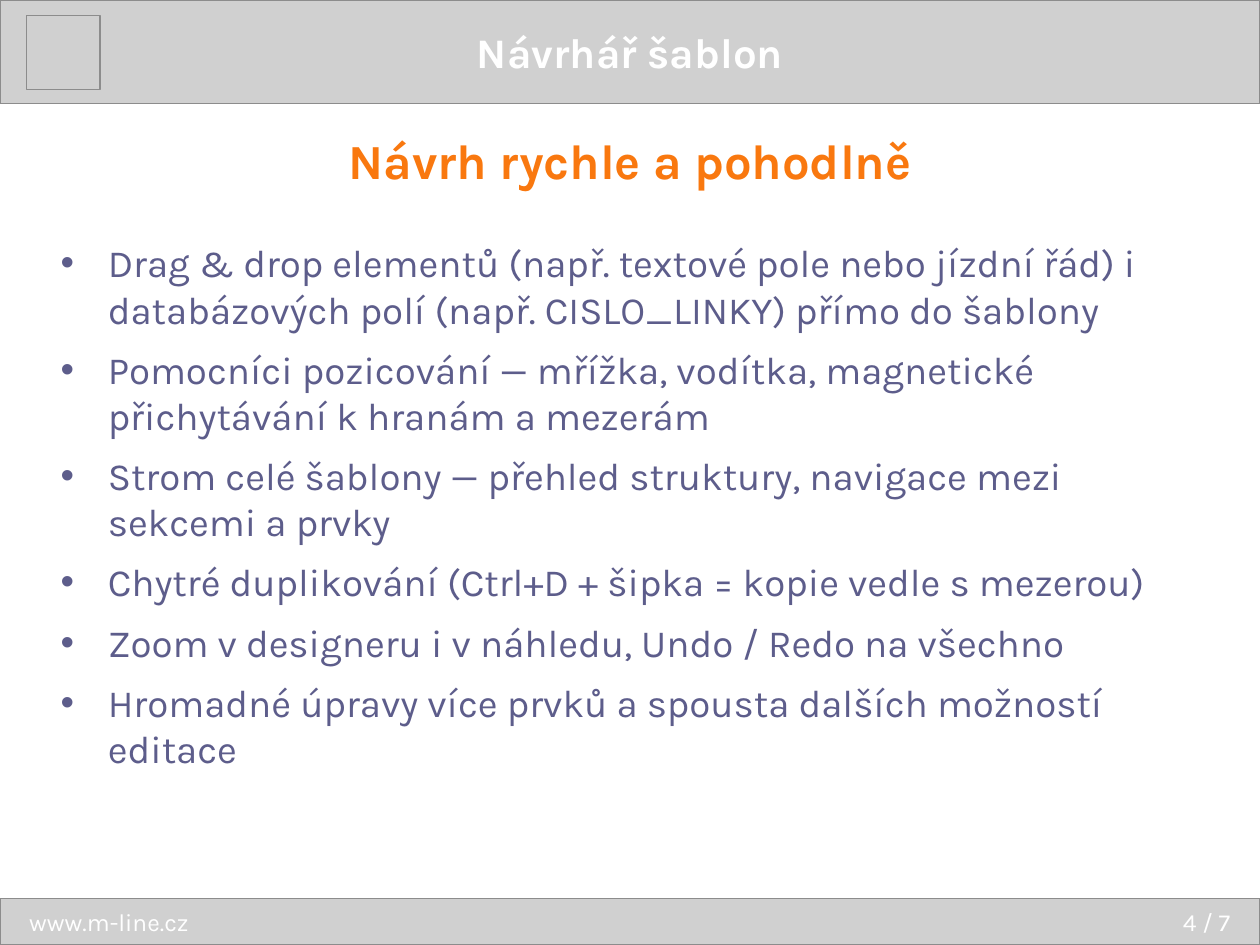
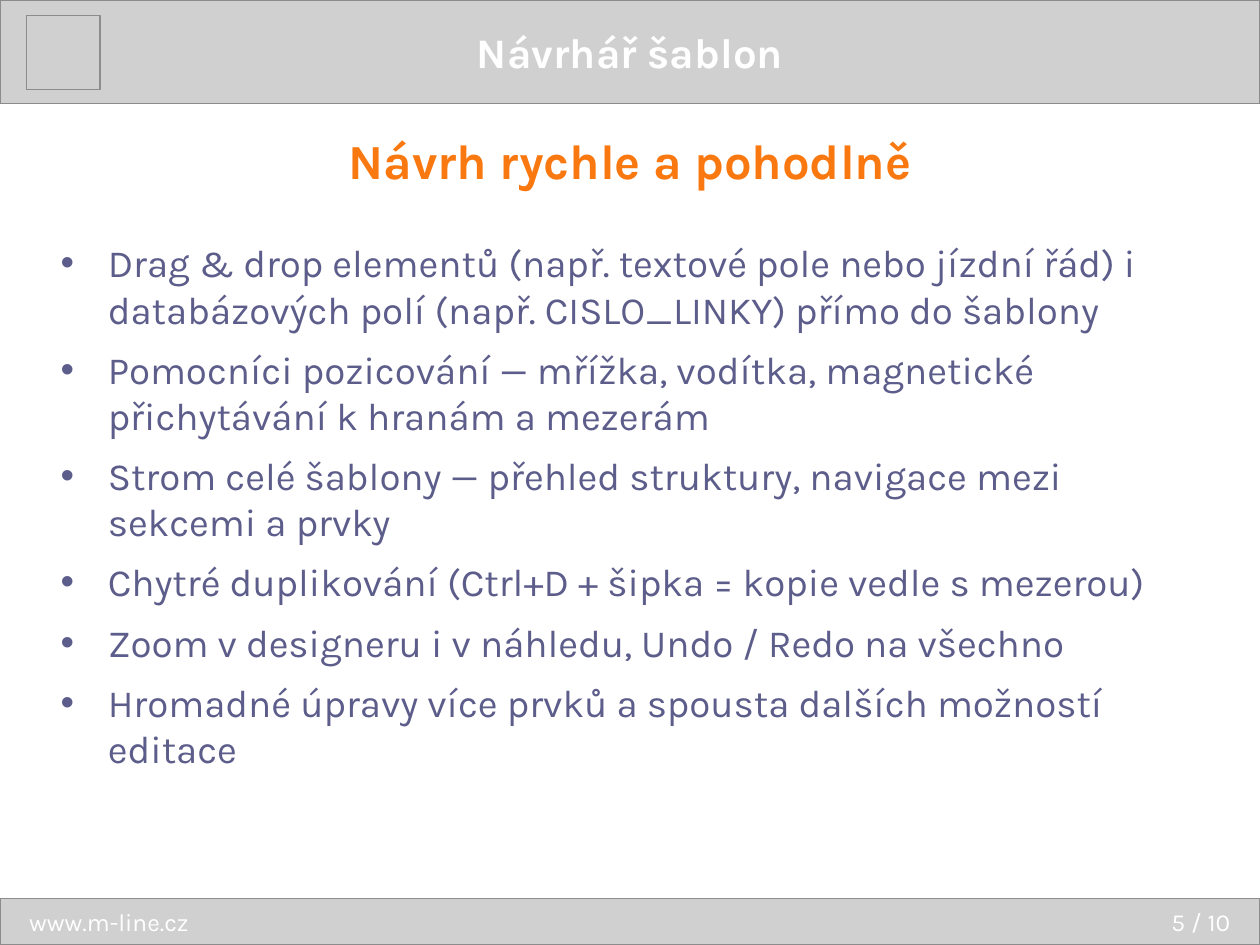
Before and after one commit to dracekmartin/EDISON2-projekt, a slide deck: slide 5 of TemplateDesigner/prezentace/TemplateDesigner.pptx (slide 4 before the commit). Drawn at 1260x945 pixels with LibreOffice and Linux fonts; fonts in the diff are those of the drawing; grey boxes stand for pictures. Boxes give left, top, right and bottom in pixels: in the first picture for what was removed or moved away, otherwise in the second. Text is boxed around its words. In the diff, an @@ line names an element or a change of style, - is before the commit and + after.

```diff
--- a/TemplateDesigner/prezentace/TemplateDesigner.pptx
+++ b/TemplateDesigner/prezentace/TemplateDesigner.pptx
@@ text at <box>1171,916,1231,931</box>: text changed @@
-4 / 7
+5 / 10
```
Also in this commit, not shown: 6 other slides changed, 3 slides added, 1 other file.
